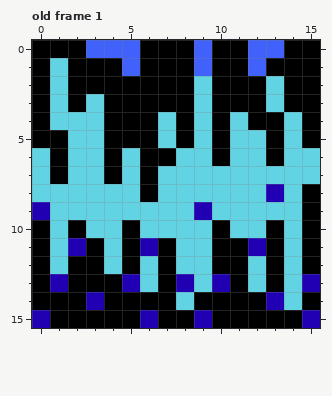
Pixel-art file, stored at assets/tilemap_graveyard.aseprite. The first picture shows the starting point.
16x16 pixels, 12 frames. Shown: old frame 1. The commit also changed other frames, which this record leaves out.
The same view after the edit:
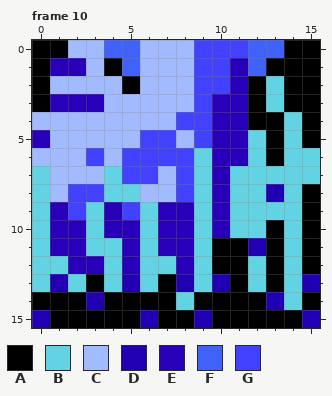
Palette (. is transparent): A #000000  B #61d3e3  C #a2baff  D #2000b2  E #2800ba  F #4161fb  G #4141ff
A new or re-ordered frame is compared with the old frame closest to it.
Change:
frames re-ordered
--- frame 10 against old frame 1, layer "decor_cursed"
@@ x 0..15 @@
- 0 AAAFFFAAAFAAFFAA
- 1 ABAAAFAAAFAAFAAA
- 2 ABAAAAAAABAAABAA
- 3 ABABAAAAABAAABAA
- 4 ABBBAAABABABAABA
- 5 AABBAAABABABBABA
- 6 BABBABAABBABBABB
- 7 BABBABABBBBBBBBB
- 8 BBBBBBABBBBBBDBA
- 9 DBBBBBBBBDBBBBBA
-10 ABABBABBBBABBABA
-11 ABDABADABBAADABA
-12 ABAABABABBAABABA
-13 ADAAADBADBDABABD
+ 0 AACCFFCCCGGGFFAA
+ 1 AEECAFCCCGGEFAAA
+ 2 ACCCCACCCGGEABAA
+ 3 AEEECCCCCGEEABAA
+ 4 CCCCCCCCGGEEAABA
+ 5 ECCCCCGGCGEEBABA
+ 6 CCCGCGGGGBEEBABB
+ 7 BCCCBGGCGBEBBBBB
+ 8 BCGGBBCCGBEBBDBA
+ 9 BEGBEGBEEBEBBBBA
+10 BEEBEEBEEBEBBABA
+11 BEEBBEBEEBAADABA
+12 BBEEBEBBEBAABABA
+13 BDBABDBADBDABABD
 14 AAADAAAABAAAADBA
